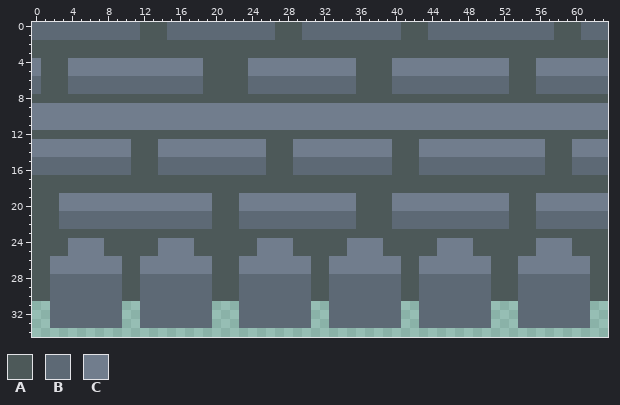
One commit to this pixel-art sprite: sandbox/Assets/Sprites/Tiles/ArisTiles/TileSprites/Castle/CastleGround-8.png. The first picture shows the starting point.
The file is 64x64 pixels. Shown: x 0..63, y 0..34.
Palette (. is transparent): A #4d5959  B #5d6975  C #717d8d
Pixels before, first column x 0:
 0 BBBBBBBBBBBBAAABBBBBBBBBBBBAAABBBBBBBBBBBAAABBBBBBBBBBBBBBAAABBB
 1 BBBBBBBBBBBBAAABBBBBBBBBBBBAAABBBBBBBBBBBAAABBBBBBBBBBBBBBAAABBB
 2 AAAAAAAAAAAAAAAAAAAAAAAAAAAAAAAAAAAAAAAAAAAAAAAAAAAAAAAAAAAAAAAA
 3 AAAAAAAAAAAAAAAAAAAAAAAAAAAAAAAAAAAAAAAAAAAAAAAAAAAAAAAAAAAAAAAA
 4 CAAACCCCCCCCCCCCCCCAAAAACCCCCCCCCCCCAAAACCCCCCCCCCCCCAAACCCCCCCC
 5 CAAACCCCCCCCCCCCCCCAAAAACCCCCCCCCCCCAAAACCCCCCCCCCCCCAAACCCCCCCC
 6 BAAABBBBBBBBBBBBBBBAAAAABBBBBBBBBBBBAAAABBBBBBBBBBBBBAAABBBBBBBB
 7 BAAABBBBBBBBBBBBBBBAAAAABBBBBBBBBBBBAAAABBBBBBBBBBBBBAAABBBBBBBB
 8 AAAAAAAAAAAAAAAAAAAAAAAAAAAAAAAAAAAAAAAAAAAAAAAAAAAAAAAAAAAAAAAA
 9 CCCCCCCCCCCCCCCCCCCCCCCCCCCCCCCCCCCCCCCCCCCCCCCCCCCCCCCCCCCCCCCC
10 CCCCCCCCCCCCCCCCCCCCCCCCCCCCCCCCCCCCCCCCCCCCCCCCCCCCCCCCCCCCCCCC
11 CCCCCCCCCCCCCCCCCCCCCCCCCCCCCCCCCCCCCCCCCCCCCCCCCCCCCCCCCCCCCCCC
12 AAAAAAAAAAAAAAAAAAAAAAAAAAAAAAAAAAAAAAAAAAAAAAAAAAAAAAAAAAAAAAAA
13 CCCCCCCCCCCAAACCCCCCCCCCCCAAACCCCCCCCCCCAAACCCCCCCCCCCCCCAAACCCC
14 CCCCCCCCCCCAAACCCCCCCCCCCCAAACCCCCCCCCCCAAACCCCCCCCCCCCCCAAACCCC
15 BBBBBBBBBBBAAABBBBBBBBBBBBAAABBBBBBBBBBBAAABBBBBBBBBBBBBBAAABBBB
16 BBBBBBBBBBBAAABBBBBBBBBBBBAAABBBBBBBBBBBAAABBBBBBBBBBBBBBAAABBBB
17 AAAAAAAAAAAAAAAAAAAAAAAAAAAAAAAAAAAAAAAAAAAAAAAAAAAAAAAAAAAAAAAA
18 AAAAAAAAAAAAAAAAAAAAAAAAAAAAAAAAAAAAAAAAAAAAAAAAAAAAAAAAAAAAAAAA
19 AAACCCCCCCCCCCCCCCCCAAACCCCCCCCCCCCCAAAACCCCCCCCCCCCCAAACCCCCCCC
20 AAACCCCCCCCCCCCCCCCCAAACCCCCCCCCCCCCAAAACCCCCCCCCCCCCAAACCCCCCCC
21 AAABBBBBBBBBBBBBBBBBAAABBBBBBBBBBBBBAAAABBBBBBBBBBBBBAAABBBBBBBB
22 AAABBBBBBBBBBBBBBBBBAAABBBBBBBBBBBBBAAAABBBBBBBBBBBBBAAABBBBBBBB
23 AAAAAAAAAAAAAAAAAAAAAAAAAAAAAAAAAAAAAAAAAAAAAAAAAAAAAAAAAAAAAAAA
24 AAAACCCCAAAAAACCCCAAAAAAACCCCAAAAAACCCCAAAAAACCCCAAAAAAACCCCAAAA
25 AAAACCCCAAAAAACCCCAAAAAAACCCCAAAAAACCCCAAAAAACCCCAAAAAAACCCCAAAA
26 AACCCCCCCCAACCCCCCCCAAACCCCCCCCAACCCCCCCCAACCCCCCCCAAACCCCCCCCAA
27 AACCCCCCCCAACCCCCCCCAAACCCCCCCCAACCCCCCCCAACCCCCCCCAAACCCCCCCCAA
28 AABBBBBBBBAABBBBBBBBAAABBBBBBBBAABBBBBBBBAABBBBBBBBAAABBBBBBBBAA
29 AABBBBBBBBAABBBBBBBBAAABBBBBBBBAABBBBBBBBAABBBBBBBBAAABBBBBBBBAA
30 AABBBBBBBBAABBBBBBBBAAABBBBBBBBAABBBBBBBBAABBBBBBBBAAABBBBBBBBAA
31 ..BBBBBBBB..BBBBBBBB...BBBBBBBB..BBBBBBBB..BBBBBBBB...BBBBBBBB..
32 ..BBBBBBBB..BBBBBBBB...BBBBBBBB..BBBBBBBB..BBBBBBBB...BBBBBBBB..
33 ..BBBBBBBB..BBBBBBBB...BBBBBBBB..BBBBBBBB..BBBBBBBB...BBBBBBBB..
The same view after the edit:
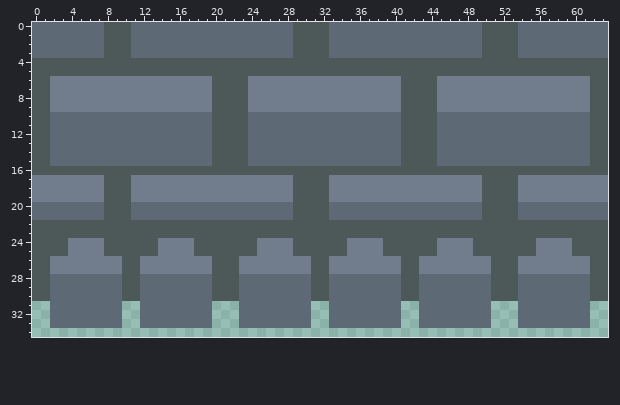
Changes in this commit:
Changed rows in their new state; - is an unchanged pixel.
first column x 0:
 0 --------AAA-BBB------------BB-AAA--------BBB------AAAA----BBB---
 1 --------AAA-BBB------------BB-AAA--------BBB------AAAA----BBB---
 2 BBBBBBBB---BBBBBBBBBBBBBBBBBB----BBBBBBBBBBBBBBBBB----BBBBBBBBBB
 3 BBBBBBBB---BBBBBBBBBBBBBBBBBB----BBBBBBBBBBBBBBBBB----BBBBBBBBBB
 4 A---AAAAAAAAAAAAAAA-----AAAAAAAAAAAA----AAAAAAAAAAAAA---AAAAAAAA
 5 A---AAAAAAAAAAAAAAA-----AAAAAAAAAAAA----AAAAAAAAAAAAA---AAAAAAAA
 6 A-CCCCCCCCCCCCCCCCCC----CCCCCCCCCCCCCCCCCAAAACCCCCCCCCCCCCCCCCAA
 7 A-CCCCCCCCCCCCCCCCCC----CCCCCCCCCCCCCCCCCAAAACCCCCCCCCCCCCCCCCAA
 8 --CCCCCCCCCCCCCCCCCC----CCCCCCCCCCCCCCCCC----CCCCCCCCCCCCCCCCC--
 9 AA------------------AAAA-----------------AAAA-----------------AA
10 AABBBBBBBBBBBBBBBBBBAAAABBBBBBBBBBBBBBBBBAAAABBBBBBBBBBBBBBBBBAA
11 AABBBBBBBBBBBBBBBBBBAAAABBBBBBBBBBBBBBBBBAAAABBBBBBBBBBBBBBBBBAA
12 --BBBBBBBBBBBBBBBBBB----BBBBBBBBBBBBBBBBB----BBBBBBBBBBBBBBBBB--
13 AABBBBBBBBBBBBBBBBBBAAAABBBBBBBBBBBBBBBBB--AABBBBBBBBBBBBBBBBBAA
14 AABBBBBBBBBBBBBBBBBBAAAABBBBBBBBBBBBBBBBB--AABBBBBBBBBBBBBBBBBAA
15 AA---------BBB------AAAA--BBB-----------B--AA------------BBB--AA
16 AAAAAAAAAAA---AAAAAAAAAAAA---AAAAAAAAAAA---AAAAAAAAAAAAAA---AAAA
17 CCCCCCCC---CCCCCCCCCCCCCCCCCC----CCCCCCCCCCCCCCCCC----CCCCCCCCCC
18 CCCCCCCC---CCCCCCCCCCCCCCCCCC----CCCCCCCCCCCCCCCCC----CCCCCCCCCC
19 CCC-----AAA---------CCC------AAAA---CCCC----------AAA-CC--------
20 BBBBBBBBAAABBBBBBBBBBBBBBBBBBAAAABBBBBBBBBBBBBBBBBAAA-BBBBBBBBBB
21 BBB-----AAA---------BBB------AAAA---BBBB----------AAA-BB--------
22 ---AAAAAAAAAAAAAAAAA---AAAAAAAAAAAAA----AAAAAAAAAAAAA---AAAAAAAA
Where, in picture pixels (left, top, right, bottom), the same in both pictures:
changed: (32, 22, 608, 229)
